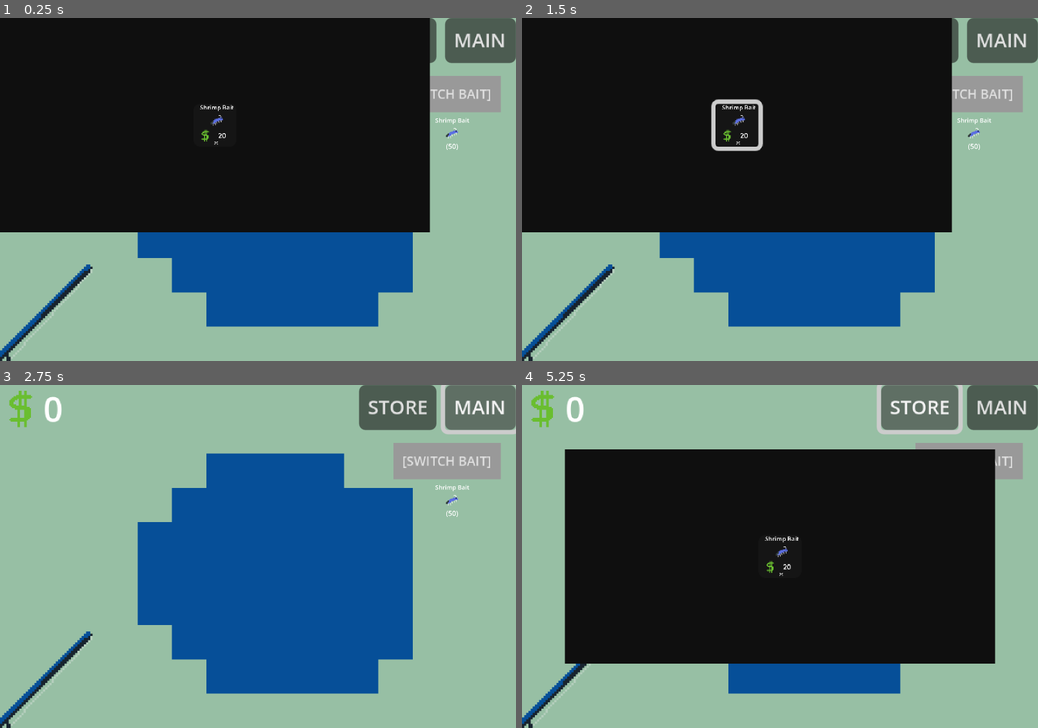
Above: before the commit, frames 1-4 (two rows, left to right).
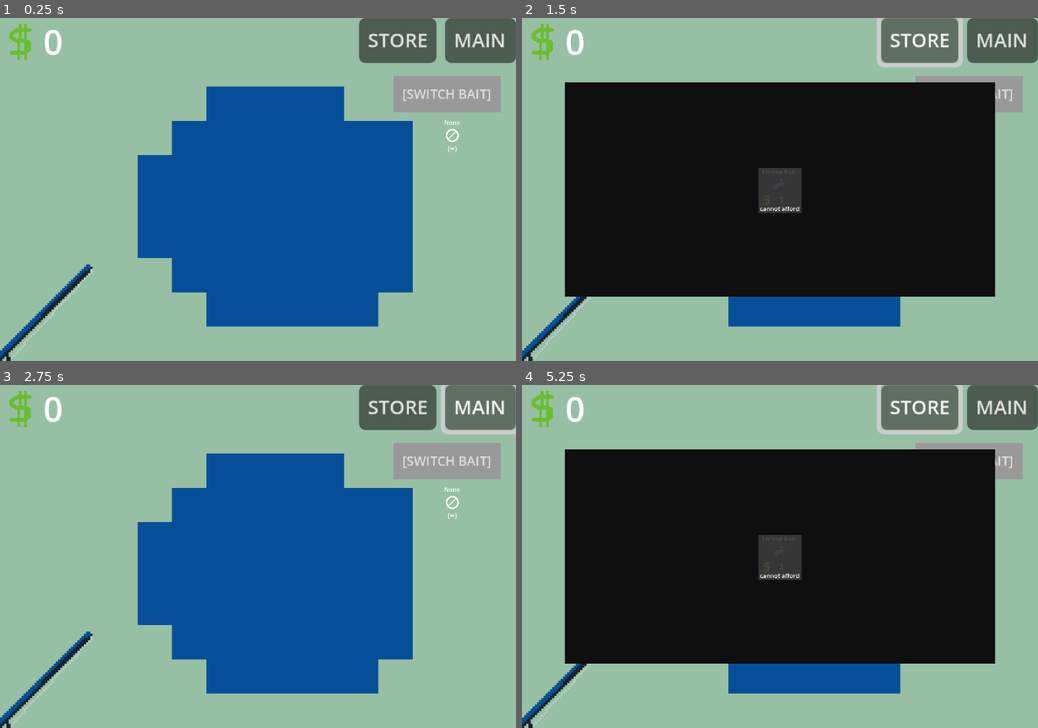
Above: after the commit, the same moments.

Repository: mathew-tran/fish-clicker
Game: Godot game, scene res://Scenes/Main.tscn
Same seed, same stepped clock (60 frames per second), same inputs: the game is played once before the commit and once after it.
Inputs (mouse positions are in pixels of both pictures, inside the frame that each line leads up to):
- Up to frame 1 (0.25 s): no input
- Up to frame 2 (1.5 s): click (733, 124) at 0.5 s, where only the run before the commit has a clickable "(0)"; click "STORE" at 1.25 s
- Up to frame 3 (2.75 s): click "MAIN" at 2 s
- Up to frame 4 (5.25 s): click "STORE" at 2.75 s; click (780, 556) at 3.5 s, where only the run before the commit has a clickable "(0)"; click "MAIN" at 4.25 s; click "STORE" at 5 s

The runs differ from the first frame. In frame 1, 52% of the frame differs, in the area x 0-91%, y 0-63%; in frame 2, 41%; in frame 3, 0.1%; in frame 4, 1.1%.

Commit message:
working on buying / equipping bait, bait needs to be used on fish grab, then when bait is empty, go back to default

Diff:
--- /dev/null
+++ b/fishclicker/Prefabs/UI/BaitButton.tscn
@@ -0,0 +1,65 @@
+[gd_scene load_steps=4 format=3 uid="uid://b5kb13544bb75"]
+
+[ext_resource type="Script" uid="uid://6y1aqmvjout8" path="res://Scripts/UI/BaitButton.gd" id="1_ua11x"]
+[ext_resource type="Texture2D" uid="uid://d07cgpr0enos" path="res://Art/Sprites/Bait/NoneBait.png" id="2_qr7vp"]
+
+[sub_resource type="StyleBoxFlat" id="StyleBoxFlat_m2r1p"]
+bg_color = Color(0.227451, 0.227451, 0.227451, 0.878431)
+
+[node name="BAIT-None" type="Button"]
+custom_minimum_size = Vector2(20, 20)
+script = ExtResource("1_ua11x")
+
+[node name="VBoxContainer" type="VBoxContainer" parent="."]
+layout_mode = 0
+offset_right = 99.0
+offset_bottom = 92.0
+scale = Vector2(0.2, 0.2)
+mouse_filter = 2
+alignment = 1
+
+[node name="Title" type="Label" parent="VBoxContainer"]
+layout_mode = 2
+theme_override_font_sizes/font_size = 14
+text = "None"
+horizontal_alignment = 1
+
+[node name="Image" type="TextureRect" parent="VBoxContainer"]
+custom_minimum_size = Vector2(32, 32)
+layout_mode = 2
+mouse_filter = 2
+texture = ExtResource("2_qr7vp")
+expand_mode = 2
+stretch_mode = 5
+
+[node name="Owned" type="Label" parent="."]
+custom_minimum_size = Vector2(50, 0)
+layout_mode = 2
+offset_left = 1.0
+offset_top = 17.0
+offset_right = 191.0
+offset_bottom = 40.0
+scale = Vector2(0.1, 0.1)
+text = "(0)"
+horizontal_alignment = 1
+
+[node name="CannotAfford" type="Panel" parent="."]
+offset_right = 100.0
+offset_bottom = 105.0
+scale = Vector2(0.2, 0.2)
+theme_override_styles/panel = SubResource("StyleBoxFlat_m2r1p")
+
+[node name="Label" type="Label" parent="CannotAfford"]
+layout_mode = 1
+anchors_preset = 12
+anchor_top = 1.0
+anchor_right = 1.0
+anchor_bottom = 1.0
+offset_top = -20.0
+grow_horizontal = 2
+grow_vertical = 0
+theme_override_font_sizes/font_size = 14
+text = "No Bait"
+horizontal_alignment = 1
+
+[connection signal="button_up" from="." to="." method="_on_button_up"]
--- a/fishclicker/Prefabs/UI/PlayerUI.tscn
+++ b/fishclicker/Prefabs/UI/PlayerUI.tscn
@@ -2,17 +2,14 @@
 
 [ext_resource type="Script" uid="uid://b46jts17728lw" path="res://Scripts/UI/PlayerUI.gd" id="1_88yxu"]
 [ext_resource type="PackedScene" uid="uid://cs6oynhlgroby" path="res://Prefabs/UI/MoneyUI.tscn" id="1_ihkin"]
-[ext_resource type="Script" uid="uid://dnb8y02qpiydw" path="res://Scripts/GameManager.gd" id="2_53om5"]
 [ext_resource type="PackedScene" uid="uid://bbbrrgy5kln12" path="res://Prefabs/UI/ShopUI.tscn" id="3_1hdpr"]
+[ext_resource type="PackedScene" uid="uid://ck27wp3mxl8q3" path="res://Prefabs/UI/SwitchBaitUI.tscn" id="5_lcbsa"]
 [ext_resource type="Script" uid="uid://cyuhin2emjt7n" path="res://Scripts/UI/StoreButton.gd" id="5_od4qv"]
 [ext_resource type="Script" uid="uid://cpj4vf2ruia5d" path="res://Scripts/UI/MainButton.gd" id="6_od4qv"]
 [ext_resource type="PackedScene" uid="uid://g5omilybre1s" path="res://Prefabs/UI/SwitchBaitButton.tscn" id="7_lcbsa"]
 
 [node name="CanvasLayer" type="CanvasLayer" groups=["PlayerUI"]]
 script = ExtResource("1_88yxu")
-
-[node name="GameManager" type="Node" parent="." groups=["GameManager"]]
-script = ExtResource("2_53om5")
 
 [node name="SwitchBaitButton" parent="." instance=ExtResource("7_lcbsa")]
 offset_left = 183.0
@@ -23,7 +20,8 @@
 [node name="MoneyUI" parent="." instance=ExtResource("1_ihkin")]
 
 [node name="ShopUI" parent="." instance=ExtResource("3_1hdpr")]
-size = Vector2i(197, 100)
+
+[node name="SwitchBaitUI" parent="." instance=ExtResource("5_lcbsa")]
 
 [node name="HBoxContainer" type="HBoxContainer" parent="."]
 anchors_preset = 10
--- a/fishclicker/Prefabs/UI/PurchaseBaitButton.tscn
+++ b/fishclicker/Prefabs/UI/PurchaseBaitButton.tscn
@@ -1,18 +1,23 @@
-[gd_scene load_steps=4 format=3 uid="uid://c31b1is8yq1ur"]
+[gd_scene load_steps=6 format=3 uid="uid://c31b1is8yq1ur"]
 
 [ext_resource type="Texture2D" uid="uid://6741aa4kayh" path="res://Art/Sprites/Bait/ShrimpBait.png" id="1_3gwrk"]
 [ext_resource type="Script" uid="uid://dwqrvufhgbs1h" path="res://Scripts/UI/PurchaseBaitButton.gd" id="1_brl42"]
 [ext_resource type="Texture2D" uid="uid://b2xdh1xgrnr8j" path="res://Art/Ui/Money.png" id="2_brl42"]
+[ext_resource type="Resource" uid="uid://bb16lfrygisqc" path="res://Resources/Levels/Baits/BAIT_NONE.tres" id="2_xuaqq"]
+
+[sub_resource type="StyleBoxFlat" id="StyleBoxFlat_xuaqq"]
+bg_color = Color(0.227451, 0.227451, 0.227451, 0.878431)
 
 [node name="Button" type="Button"]
 custom_minimum_size = Vector2(20, 20)
 script = ExtResource("1_brl42")
+BaitToSell = ExtResource("2_xuaqq")
 
 [node name="VBoxContainer" type="VBoxContainer" parent="."]
 layout_mode = 0
-offset_left = -2.0
-offset_right = 128.0
-offset_bottom = 32.0
+offset_left = -1.0
+offset_right = 103.0
+offset_bottom = 92.0
 scale = Vector2(0.2, 0.2)
 mouse_filter = 2
 alignment = 1
@@ -59,4 +64,24 @@
 text = "(0)"
 horizontal_alignment = 1
 
+[node name="CannotAfford" type="Panel" parent="."]
+layout_mode = 0
+offset_right = 100.0
+offset_bottom = 105.0
+scale = Vector2(0.2, 0.2)
+theme_override_styles/panel = SubResource("StyleBoxFlat_xuaqq")
+
+[node name="Label" type="Label" parent="CannotAfford"]
+layout_mode = 1
+anchors_preset = 12
+anchor_top = 1.0
+anchor_right = 1.0
+anchor_bottom = 1.0
+offset_top = -20.0
+grow_horizontal = 2
+grow_vertical = 0
+theme_override_font_sizes/font_size = 14
+text = "cannot afford"
+horizontal_alignment = 1
+
 [connection signal="button_up" from="." to="." method="_on_button_up"]
--- a/fishclicker/Prefabs/UI/ShopUI.tscn
+++ b/fishclicker/Prefabs/UI/ShopUI.tscn
@@ -1,13 +1,16 @@
-[gd_scene load_steps=3 format=3 uid="uid://bbbrrgy5kln12"]
+[gd_scene load_steps=5 format=3 uid="uid://bbbrrgy5kln12"]
 
 [ext_resource type="PackedScene" uid="uid://c31b1is8yq1ur" path="res://Prefabs/UI/PurchaseBaitButton.tscn" id="1_2qmjl"]
+[ext_resource type="Script" uid="uid://bqprsj31oy6lm" path="res://Scripts/UI/ShopUI.gd" id="1_dl2q2"]
+[ext_resource type="Resource" uid="uid://ct5utnv2aas06" path="res://Resources/Levels/Baits/BAIT_SHRIMP.tres" id="2_s3n5v"]
 
 [sub_resource type="StyleBoxFlat" id="StyleBoxFlat_2qmjl"]
 bg_color = Color(0.0584206, 0.0584206, 0.0584206, 1)
 
 [node name="ShopUI" type="Popup"]
-size = Vector2i(197, 100)
+size = Vector2i(200, 100)
 visible = true
+script = ExtResource("1_dl2q2")
 
 [node name="Panel" type="Panel" parent="."]
 custom_minimum_size = Vector2(200, 100)
@@ -38,5 +41,8 @@
 grow_horizontal = 2
 grow_vertical = 2
 
-[node name="Button" parent="Panel/GridContainer" instance=ExtResource("1_2qmjl")]
+[node name="BAIT-Shrimp Bait" parent="Panel/GridContainer" instance=ExtResource("1_2qmjl")]
 layout_mode = 2
+BaitToSell = ExtResource("2_s3n5v")
+
+[connection signal="about_to_popup" from="." to="." method="_on_about_to_popup"]
--- a/fishclicker/Prefabs/UI/SwitchBaitButton.tscn
+++ b/fishclicker/Prefabs/UI/SwitchBaitButton.tscn
@@ -1,6 +1,7 @@
-[gd_scene load_steps=8 format=3 uid="uid://g5omilybre1s"]
+[gd_scene load_steps=9 format=3 uid="uid://g5omilybre1s"]
 
 [ext_resource type="Texture2D" uid="uid://6741aa4kayh" path="res://Art/Sprites/Bait/ShrimpBait.png" id="1_awlhs"]
+[ext_resource type="Script" uid="uid://bu2bndu2u4q42" path="res://Scripts/UI/SwitchBaitButton.gd" id="1_y8ast"]
 
 [sub_resource type="StyleBoxFlat" id="StyleBoxFlat_awlhs"]
 
@@ -15,10 +16,8 @@
 [sub_resource type="StyleBoxFlat" id="StyleBoxFlat_uwtg6"]
 
 [node name="SwitchBaitButton" type="Button"]
-offset_left = 184.0
-offset_top = 26.0
-offset_right = 234.0
-offset_bottom = 43.0
+offset_right = 50.0
+offset_bottom = 17.0
 theme_override_font_sizes/font_size = 6
 theme_override_styles/hover_pressed_mirrored = SubResource("StyleBoxFlat_awlhs")
 theme_override_styles/hover_pressed = SubResource("StyleBoxFlat_y8ast")
@@ -27,8 +26,9 @@
 theme_override_styles/normal_mirrored = SubResource("StyleBoxFlat_taeif")
 theme_override_styles/normal = SubResource("StyleBoxFlat_uwtg6")
 text = "[SWITCH BAIT]"
+script = ExtResource("1_y8ast")
 
-[node name="VBoxContainer2" type="VBoxContainer" parent="."]
+[node name="Container" type="VBoxContainer" parent="."]
 layout_mode = 2
 offset_left = 17.0
 offset_top = 19.0
@@ -38,13 +38,13 @@
 mouse_filter = 2
 alignment = 1
 
-[node name="Title" type="Label" parent="VBoxContainer2"]
+[node name="Title" type="Label" parent="Container"]
 layout_mode = 2
 theme_override_font_sizes/font_size = 14
 text = "Shrimp Bait"
 horizontal_alignment = 1
 
-[node name="Image" type="TextureRect" parent="VBoxContainer2"]
+[node name="Image" type="TextureRect" parent="Container"]
 custom_minimum_size = Vector2(32, 32)
 layout_mode = 2
 mouse_filter = 2
@@ -52,8 +52,10 @@
 expand_mode = 2
 stretch_mode = 5
 
-[node name="Label" type="Label" parent="VBoxContainer2"]
+[node name="Owned" type="Label" parent="Container"]
 layout_mode = 2
 text = "(50)
 "
 horizontal_alignment = 1
+
+[connection signal="button_up" from="." to="." method="_on_button_up"]
--- /dev/null
+++ b/fishclicker/Prefabs/UI/SwitchBaitUI.tscn
@@ -0,0 +1,54 @@
+[gd_scene load_steps=6 format=3 uid="uid://ck27wp3mxl8q3"]
+
+[ext_resource type="Script" uid="uid://bv8weh4v23eoo" path="res://Scripts/UI/SwitchBaitUI.gd" id="1_pck3f"]
+[ext_resource type="PackedScene" uid="uid://b5kb13544bb75" path="res://Prefabs/UI/BaitButton.tscn" id="2_3xxl1"]
+[ext_resource type="Resource" uid="uid://bb16lfrygisqc" path="res://Resources/Levels/Baits/BAIT_NONE.tres" id="3_ftqs6"]
+[ext_resource type="Resource" uid="uid://ct5utnv2aas06" path="res://Resources/Levels/Baits/BAIT_SHRIMP.tres" id="4_74xm8"]
+
+[sub_resource type="StyleBoxFlat" id="StyleBoxFlat_4vrtq"]
+bg_color = Color(0.0584206, 0.0584206, 0.0584206, 1)
+
+[node name="SwitchBaitUI" type="Popup"]
+auto_translate_mode = 1
+size = Vector2i(200, 100)
+visible = true
+script = ExtResource("1_pck3f")
+
+[node name="Panel" type="Panel" parent="."]
+custom_minimum_size = Vector2(200, 100)
+anchors_preset = 8
+anchor_left = 0.5
+anchor_top = 0.5
+anchor_right = 0.5
+anchor_bottom = 0.5
+offset_left = -102.5
+offset_top = -53.5
+offset_right = 97.5
+offset_bottom = 46.5
+grow_horizontal = 2
+grow_vertical = 2
+theme_override_styles/panel = SubResource("StyleBoxFlat_4vrtq")
+
+[node name="GridContainer" type="GridContainer" parent="Panel"]
+layout_mode = 1
+anchors_preset = 8
+anchor_left = 0.5
+anchor_top = 0.5
+anchor_right = 0.5
+anchor_bottom = 0.5
+offset_left = -10.5
+offset_top = -10.5
+offset_right = 10.5
+offset_bottom = 10.5
+grow_horizontal = 2
+grow_vertical = 2
+
+[node name="BAITBUTTON-None" parent="Panel/GridContainer" instance=ExtResource("2_3xxl1")]
+layout_mode = 2
+OwnedBait = ExtResource("3_ftqs6")
+
+[node name="BAITBUTTON-Shrimp Bait" parent="Panel/GridContainer" instance=ExtResource("2_3xxl1")]
+layout_mode = 2
+OwnedBait = ExtResource("4_74xm8")
+
+[connection signal="about_to_popup" from="." to="." method="_on_about_to_popup"]
--- a/fishclicker/Resources/BaitData.gd
+++ b/fishclicker/Resources/BaitData.gd
@@ -2,9 +2,13 @@
 
 class_name BaitData
 
+@export var BaitName = ""
+@export var BaitImage : Texture
+@export var Cost = 0
 @export var CommonPool : Array[FishData]
 @export var RarePool : Array[FishData]
 @export var LegendaryPool : Array[FishData]
+@export var bIsInfinite = false
 
 func GetRandomFish() -> FishData:
 	var result = randi() % 100
--- a/fishclicker/Resources/Levels/Baits/BAIT_NONE.tres
+++ b/fishclicker/Resources/Levels/Baits/BAIT_NONE.tres
@@ -1,6 +1,7 @@
-[gd_resource type="Resource" script_class="BaitData" load_steps=6 format=3 uid="uid://bb16lfrygisqc"]
+[gd_resource type="Resource" script_class="BaitData" load_steps=7 format=3 uid="uid://bb16lfrygisqc"]
 
 [ext_resource type="Script" uid="uid://clf4q2sgy5gad" path="res://Resources/FishData.gd" id="1_a8y0i"]
+[ext_resource type="Texture2D" uid="uid://d07cgpr0enos" path="res://Art/Sprites/Bait/NoneBait.png" id="1_njkb6"]
 [ext_resource type="Script" uid="uid://bgc7uj0bli212" path="res://Resources/BaitData.gd" id="2_ewn0j"]
 [ext_resource type="Resource" uid="uid://byl4nrhgkmfeb" path="res://Resources/Levels/Fish/P001_GoldFish.tres" id="2_s6pys"]
 [ext_resource type="Resource" uid="uid://bgub87y8wwqch" path="res://Resources/Levels/Fish/P003_JellyFish.tres" id="3_njkb6"]
@@ -8,7 +9,11 @@
 
 [resource]
 script = ExtResource("2_ewn0j")
+BaitName = "None"
+BaitImage = ExtResource("1_njkb6")
+Cost = 0
 CommonPool = Array[ExtResource("1_a8y0i")]([ExtResource("2_s6pys")])
 RarePool = Array[ExtResource("1_a8y0i")]([ExtResource("4_n7cjx")])
 LegendaryPool = Array[ExtResource("1_a8y0i")]([ExtResource("3_njkb6")])
+bIsInfinite = true
 metadata/_custom_type_script = "uid://bgc7uj0bli212"
--- /dev/null
+++ b/fishclicker/Resources/Levels/Baits/BAIT_SHRIMP.tres
@@ -0,0 +1,19 @@
+[gd_resource type="Resource" script_class="BaitData" load_steps=7 format=3 uid="uid://ct5utnv2aas06"]
+
+[ext_resource type="Texture2D" uid="uid://6741aa4kayh" path="res://Art/Sprites/Bait/ShrimpBait.png" id="1_0fyk8"]
+[ext_resource type="Script" uid="uid://clf4q2sgy5gad" path="res://Resources/FishData.gd" id="2_txsd1"]
+[ext_resource type="Resource" uid="uid://byl4nrhgkmfeb" path="res://Resources/Levels/Fish/P001_GoldFish.tres" id="3_vt8jv"]
+[ext_resource type="Resource" uid="uid://bgub87y8wwqch" path="res://Resources/Levels/Fish/P003_JellyFish.tres" id="4_llca7"]
+[ext_resource type="Resource" uid="uid://dgi7idvdqjjto" path="res://Resources/Levels/Fish/P002_BlueTang.tres" id="5_uq1f1"]
+[ext_resource type="Script" uid="uid://bgc7uj0bli212" path="res://Resources/BaitData.gd" id="6_poms2"]
+
+[resource]
+script = ExtResource("6_poms2")
+BaitName = "Shrimp Bait"
+BaitImage = ExtResource("1_0fyk8")
+Cost = 3
+CommonPool = Array[ExtResource("2_txsd1")]([ExtResource("3_vt8jv")])
+RarePool = Array[ExtResource("2_txsd1")]([ExtResource("5_uq1f1")])
+LegendaryPool = Array[ExtResource("2_txsd1")]([ExtResource("4_llca7")])
+bIsInfinite = false
+metadata/_custom_type_script = "uid://bgc7uj0bli212"
--- a/fishclicker/Scenes/Main.tscn
+++ b/fishclicker/Scenes/Main.tscn
@@ -1,6 +1,7 @@
-[gd_scene load_steps=8 format=3 uid="uid://bl5yukd27xnaw"]
+[gd_scene load_steps=9 format=3 uid="uid://bl5yukd27xnaw"]
 
 [ext_resource type="Texture2D" uid="uid://cmac1n1xjmu75" path="res://Art/Sprites/Environment.png" id="1_ucgu0"]
+[ext_resource type="Script" uid="uid://dnb8y02qpiydw" path="res://Scripts/GameManager.gd" id="1_v1gob"]
 [ext_resource type="PackedScene" uid="uid://dh11xq6bpg5aq" path="res://Prefabs/FishingRod.tscn" id="2_5uww4"]
 [ext_resource type="PackedScene" uid="uid://qdxgrfsmk8dm" path="res://Prefabs/SpawnMarker.tscn" id="3_4ctxt"]
 [ext_resource type="PackedScene" uid="uid://danivpwggton7" path="res://Prefabs/FishSpawner.tscn" id="5_q0kc4"]
@@ -30,6 +31,9 @@
 sources/1 = SubResource("TileSetAtlasSource_eykgf")
 
 [node name="Node2D" type="Node2D"]
+
+[node name="GameManager" type="Node" parent="." groups=["GameManager"]]
+script = ExtResource("1_v1gob")
 
 [node name="TileMap" type="TileMap" parent="."]
 tile_set = SubResource("TileSet_fj3y3")
--- a/fishclicker/Scripts/Autoload/Finder.gd
+++ b/fishclicker/Scripts/Autoload/Finder.gd
@@ -1,7 +1,7 @@
 extends Node
 
-func GetGameManager():
+func GetGameManager() -> GameManager:
 	return get_tree().get_nodes_in_group("GameManager")[0]
 
-func GetPlayerUI():
+func GetPlayerUI() -> PlayerUI:
 	return get_tree().get_nodes_in_group("PlayerUI")[0]
--- a/fishclicker/Scripts/FishSpawner.gd
+++ b/fishclicker/Scripts/FishSpawner.gd
@@ -2,12 +2,16 @@
 
 class_name FishSpawner
 
-@export var CurrentBait : BaitData
+var CurrentBait : BaitData
 
 func _ready():
+	Finder.GetGameManager().BaitChanged.connect(OnBaitChanged)
 	DetermineTime()
 	if CurrentBait == null:
 		CurrentBait = load("res://Resources/Levels/Baits/BAIT_NONE.tres")
+
+func OnBaitChanged(baitData):
+	CurrentBait = baitData
 
 func DetermineTime():
 	$Timer.wait_time = randf_range(2, 4)
--- a/fishclicker/Scripts/GameManager.gd
+++ b/fishclicker/Scripts/GameManager.gd
@@ -2,14 +2,57 @@
 
 class_name GameManager
 
-var Money = 0
+
 
 signal MoneyUpdate(amount)
 
+signal BaitChanged(baitData)
+
+var GameData = {
+
+}
+
+
 func _ready():
+	GameData["Money"] = 0
+	GameData["BaitInventory"] = {
+
+	}
+
 	await get_tree().process_frame
 	AddMoney(0)
+	BaitChanged.emit(load("res://Resources/Levels/Baits/BAIT_NONE.tres"))
+
+
+
+func GetBait(baitName):
+	if GameData["BaitInventory"].has(baitName):
+		return GameData["BaitInventory"][baitName]
+	return 0
+
+func AddBait(baitName, amount = 1):
+	if GameData["BaitInventory"].has(baitName):
+		GameData["BaitInventory"][baitName] += amount
+	else:
+		GameData["BaitInventory"][baitName] = amount
+
+func RemoveBait(baitName, amount = 1):
+	if GameData["BaitInventory"].has(baitName):
+			GameData["BaitInventory"][baitName] -= amount
 
 func AddMoney(amount):
-	Money += amount
-	MoneyUpdate.emit(Money)
+	if GameData.has("Money"):
+		GameData["Money"] += amount
+	MoneyUpdate.emit(GetMoney())
+
+func RemoveMoney(amount):
+	if GameData.has("Money"):
+		GameData["Money"] -= amount
+
+	MoneyUpdate.emit(GetMoney())
+
+func GetMoney():
+	return GameData["Money"]
+
+func CanAfford(price):
+	return price <= GetMoney()
--- /dev/null
+++ b/fishclicker/Scripts/UI/BaitButton.gd
@@ -0,0 +1,39 @@
+@tool
+
+extends Button
+
+@export var OwnedBait : BaitData
+
+func _ready() -> void:
+	Setup()
+	name = "BAITBUTTON-" + OwnedBait.BaitName
+
+func Setup():
+	$VBoxContainer/Image.texture = OwnedBait.BaitImage
+	$VBoxContainer/Title.text = OwnedBait.BaitName
+	Update()
+
+
+func Update():
+	var amount = Finder.GetGameManager().GetBait(OwnedBait.BaitName)
+
+	disabled = HasBait() == false
+	$CannotAfford.visible = disabled
+
+	if OwnedBait.bIsInfinite == false:
+		$Owned.text = "(" + str(amount) + ")"
+	else:
+		$Owned.text = "(∞)"
+
+
+
+func _on_button_up() -> void:
+	if HasBait():
+		Finder.GetGameManager().BaitChanged.emit(OwnedBait)
+		Update()
+		Finder.GetPlayerUI().UpdateUI(PlayerUI.STATE.DEFAULT)
+
+func HasBait():
+	if OwnedBait.bIsInfinite:
+		return true
+	return Finder.GetGameManager().GetBait(OwnedBait.BaitName) > 0
--- a/fishclicker/Scripts/UI/PlayerUI.gd
+++ b/fishclicker/Scripts/UI/PlayerUI.gd
@@ -4,16 +4,22 @@
 
 enum STATE {
 	DEFAULT,
-	SHOP
+	SHOP,
+	BAIT
 }
 var MainUIs = [
 ]
 
 func _ready() -> void:
 	MainUIs = [
-		$ShopUI
+		$ShopUI,
+		$SwitchBaitUI
 	]
 
+	Finder.GetGameManager().BaitChanged.connect(OnBaitChanged)
+
+func OnBaitChanged(bait):
+	UpdateUI(STATE.DEFAULT)
 
 func UpdateUI(state : STATE):
 	CloseUI()
@@ -22,6 +28,8 @@
 			pass
 		STATE.SHOP:
 			$ShopUI.popup_centered()
+		STATE.BAIT:
+			$SwitchBaitUI.popup_centered()
 
 func CloseUI():
 	for ui in MainUIs:
--- a/fishclicker/Scripts/UI/PurchaseBaitButton.gd
+++ b/fishclicker/Scripts/UI/PurchaseBaitButton.gd
@@ -1,5 +1,31 @@
+@tool
+
 extends Button
 
+@export var BaitToSell : BaitData
+
+func _ready() -> void:
+	Setup()
+	name = "BAIT-" + BaitToSell.BaitName
+
+func Setup():
+	$VBoxContainer/HBoxContainer/Amount.text = str(BaitToSell.Cost)
+	$VBoxContainer/Image.texture = BaitToSell.BaitImage
+	$VBoxContainer/Title.text = BaitToSell.BaitName
+	Update()
+
+
+func Update():
+	var amount = Finder.GetGameManager().GetBait(BaitToSell.BaitName)
+	$Owned.text = "(" + str(amount) + ")"
+	disabled = CanAfford() == false
+	$CannotAfford.visible = disabled
 
 func _on_button_up() -> void:
-	print("TEST")
+	if CanAfford():
+		Finder.GetGameManager().AddBait(BaitToSell.BaitName, 1)
+		Finder.GetGameManager().RemoveMoney(BaitToSell.Cost)
+		Update()
+
+func CanAfford():
+	return Finder.GetGameManager().CanAfford(BaitToSell.Cost)
--- /dev/null
+++ b/fishclicker/Scripts/UI/ShopUI.gd
@@ -0,0 +1,6 @@
+extends Popup
+
+
+func _on_about_to_popup() -> void:
+	for child in $Panel/GridContainer.get_children():
+			child.Update()
--- /dev/null
+++ b/fishclicker/Scripts/UI/SwitchBaitButton.gd
@@ -0,0 +1,23 @@
+extends Button
+
+var BaitRef : BaitData
+
+func _ready() -> void:
+	Finder.GetGameManager().BaitChanged.connect(OnBaitChanged)
+
+func OnBaitChanged(baitData):
+	Setup(baitData)
+
+func Setup(bait : BaitData):
+	BaitRef = bait
+	$Container/Title.text = bait.BaitName
+	$Container/Image.texture = bait.BaitImage
+	if bait.bIsInfinite == false:
+		var amount = Finder.GetGameManager().GetBait(bait.BaitName)
+		$Container/Owned.text = "(" + str(amount) + ")"
+	else:
+		$Container/Owned.text = "(∞)"
+
+
+func _on_button_up() -> void:
+	Finder.GetPlayerUI().UpdateUI(PlayerUI.STATE.BAIT)
--- /dev/null
+++ b/fishclicker/Scripts/UI/SwitchBaitUI.gd
@@ -0,0 +1,6 @@
+extends Popup
+
+
+func _on_about_to_popup() -> void:
+	for child in $Panel/GridContainer.get_children():
+		child.Update()
Binary file added: fishclicker/Art/Sprites/Bait/NoneBait.png
Not shown, added: fishclicker/Art/Sprites/Bait/NoneBait.png.import
Not shown, added: fishclicker/Scripts/UI/BaitButton.gd.uid
Not shown, added: fishclicker/Scripts/UI/ShopUI.gd.uid
Not shown, added: fishclicker/Scripts/UI/SwitchBaitButton.gd.uid
Not shown, added: fishclicker/Scripts/UI/SwitchBaitUI.gd.uid
